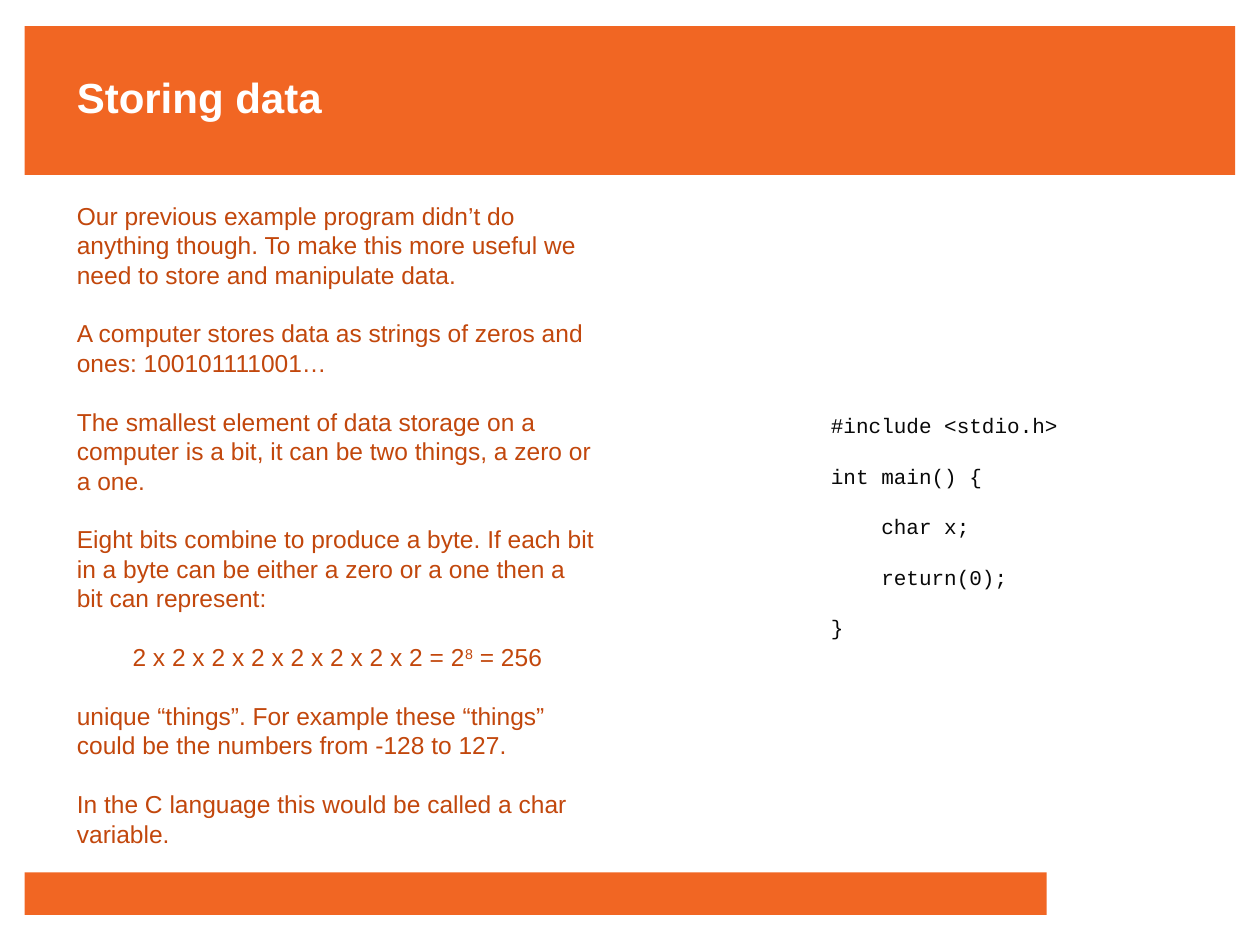
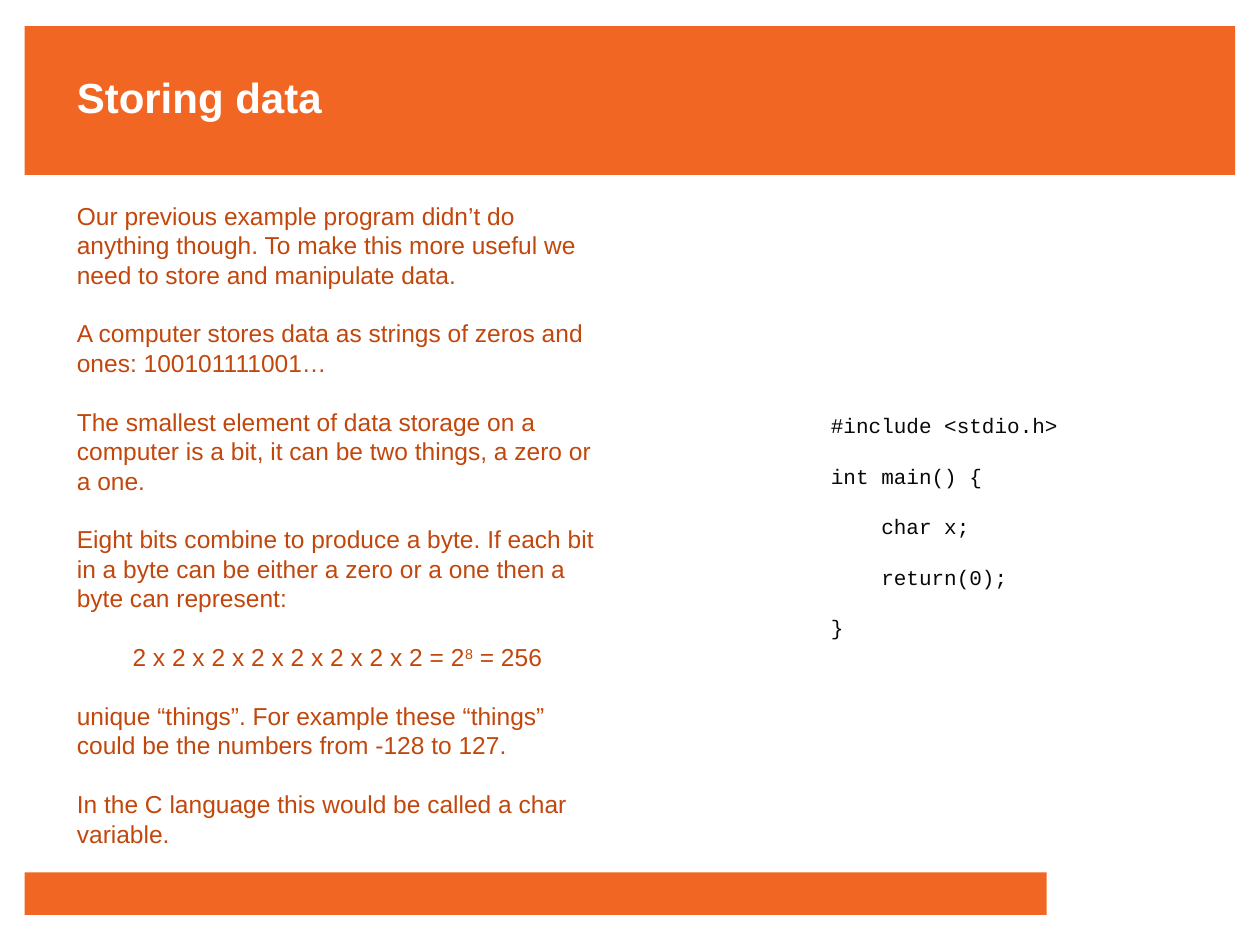
Before and after one commit to francisjudd/CWM-HPC, a slide deck: slide 8 of lectures/pptx/2_Lecture_two.pptx. Drawn at 1260x945 pixels with LibreOffice and Linux fonts; fonts in the diff are those of the drawing; background and template pictures are left out. Boxes give left, top, right and bottom in pixels: in the first picture for what was removed or moved away, otherwise in the second. Text is boxed around its words. In the diff, an @@ line names an element or a change of style, - is before the commit and + after.

```diff
--- a/lectures/pptx/2_Lecture_two.pptx
+++ b/lectures/pptx/2_Lecture_two.pptx
@@ text at [77, 530, 594, 612]: text changed @@
-Eight bits combine to produce a byte. If each bit in a byte can be either a zero or a one then a bit can represent:
+Eight bits combine to produce a byte. If each bit in a byte can be either a zero or a one then a byte can represent:
```
Also in this commit, not shown: 1 other file.
